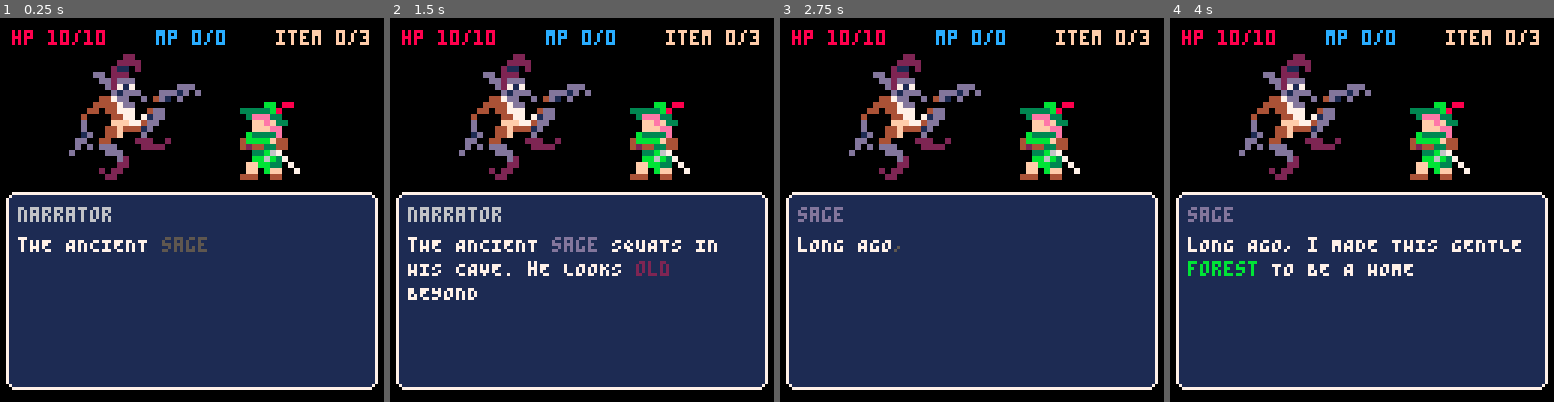
Above: before the commit, frames 1-4 (left to right).
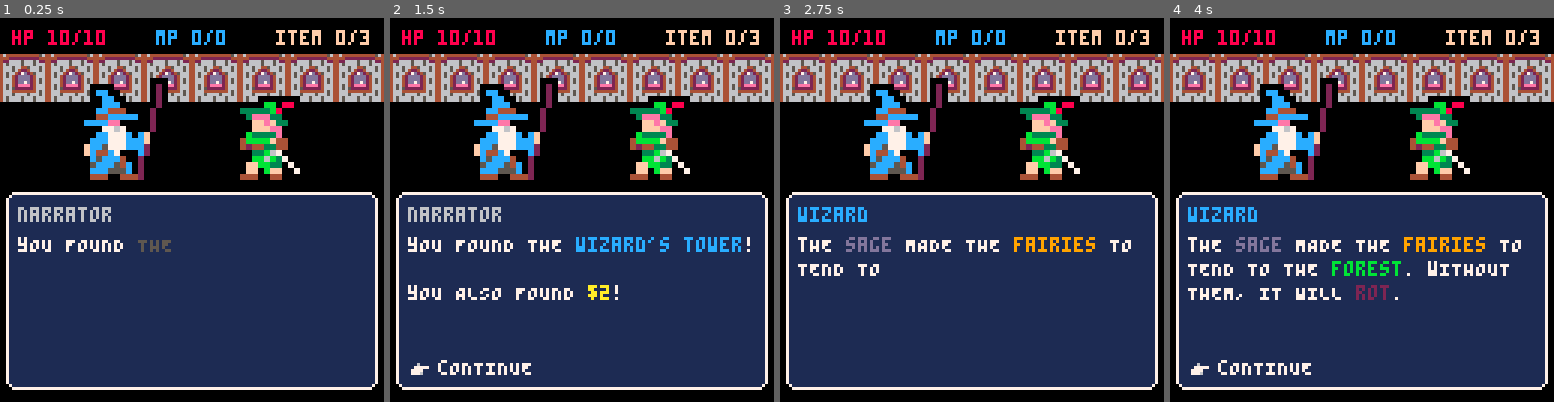
Above: after the commit, the same moments.

Repository: AddisonMink/pico8-prg
Game: PICO-8 cartridge main.p8
Same seed, same stepped clock (60 frames per second), same inputs: the game is played once before the commit and once after it.
Inputs:
- Up to frame 1 (0.25 s): no input
- Up to frame 2 (1.5 s): tap O (Z key) at 0.7 s
- Up to frame 3 (2.75 s): tap O (Z key) at 1.7, 2.1, 2.5 s; hold Up 2.15-2.42 s
- Up to frame 4 (4 s): tap O (Z key) at 2.9, 3.3, 3.7 s; hold Down 3.63-3.97 s

The runs differ from the first frame. In frame 1, 16% of the frame differs, in the area x 0-100%, y 9-61%; in frame 2, 19%; in frame 3, 17%; in frame 4, 20%, in the area x 0-100%, y 9-93%.

Commit message:
add sprites.

Diff:
--- a/main.p8
+++ b/main.p8
@@ -10,7 +10,7 @@
 #include dialogue.lua
 #include dialogues.lua
 
-dialogue = sage
+dialogue = wizard
 result = nil
 dialogue:load()
 
--- a/sprites.lua
+++ b/sprites.lua
@@ -13,5 +13,11 @@
   priestess = { sx = 72, sy = 0 },
   candle = { sx = 88, sy = 0 },
   fairies = { sx = 104, sy = 0 },
-  sage = { sx = 0, sy = 32, size = 24 }
+  sage = { sx = 0, sy = 32, size = 24 },
+  goblin = { sx = 48, sy = 64 },
+  goblin_mage = { sx = 64, sy = 64 },
+  goblin_warrior = { sx = 104, sy = 32 },
+  zombie = { sx = 80, sy = 64 },
+  ghost = { sx = 96, sy = 64 },
+  dragon = { sx = 112, sy = 64 }
 }
Not shown, changed: 48 lines of the sprite sheet (__gfx__) section of main.p8
